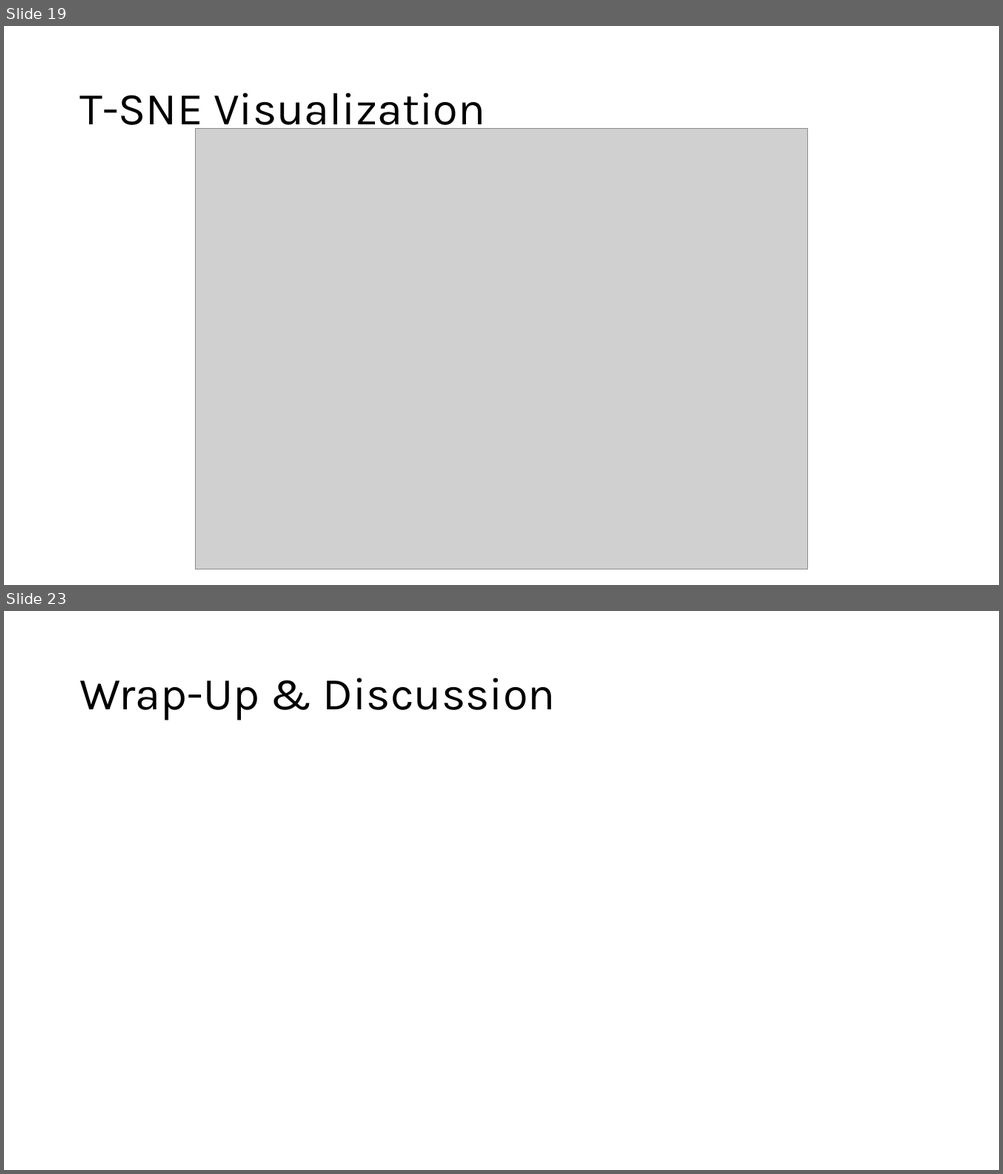
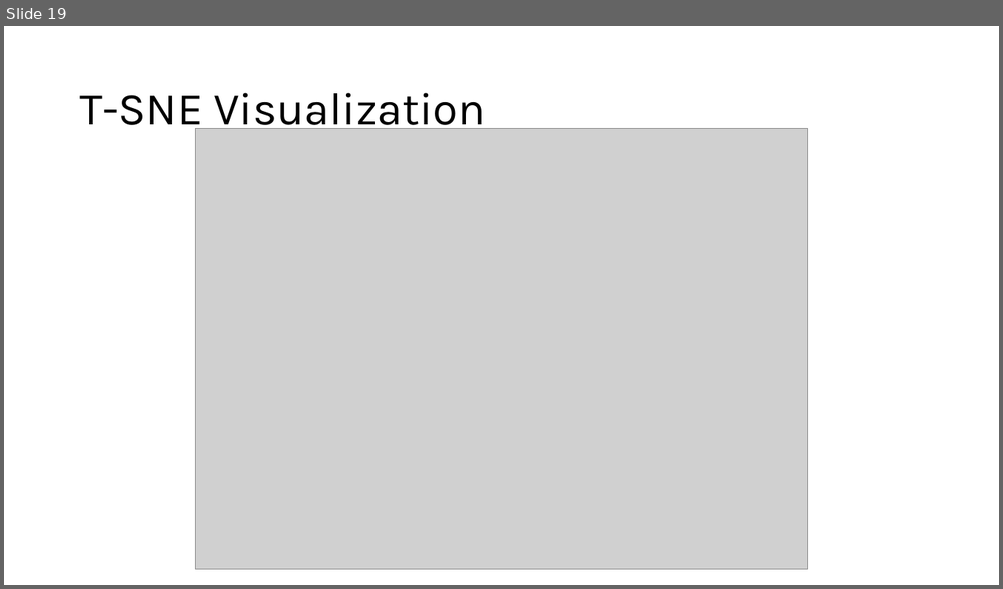
Before and after one commit to mimiep/DSML-LifeExp, a slide deck: FinalPresentation_LE.pptx. Shown one above the other, each under a label of ours: slides 19 and 23 before the commit, slide 19 after it; the slides between them are not shown. The pictures are 1003x1174 and 1003x589 pixels, drawn with LibreOffice and Linux fonts; fonts in the diff are those of the drawing; grey boxes stand for pictures. Boxes give left, top, right and bottom in pixels: in the first picture for what was removed or moved away, otherwise in the second. Text is boxed around its words. In the diff, an @@ line names an element or a change of style, - is before the commit and + after.

```diff
--- a/FinalPresentation_LE.pptx
+++ b/FinalPresentation_LE.pptx
@@ slide 23 removed at [4,611,999,1170], background #FFFFFF @@
@@ title removed at [79,678,555,721] @@
-Wrap-Up & Discussion
```
Also in this commit, not shown: 2 slides changed, 10 slides added, 2 other slides removed.
